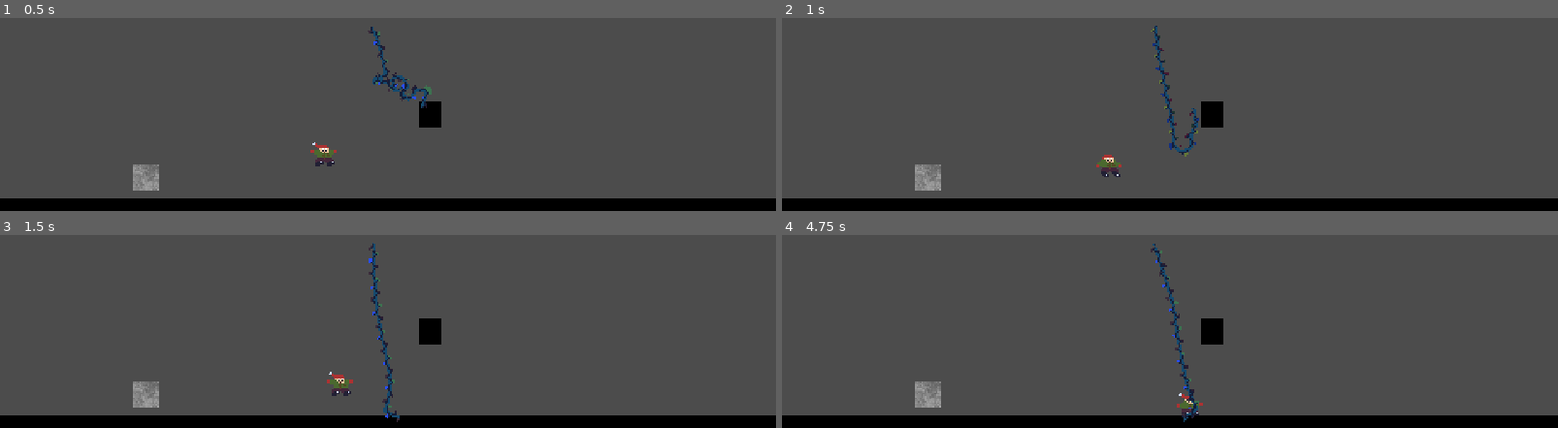
Above: before the commit, frames 1-4 (two rows, left to right).
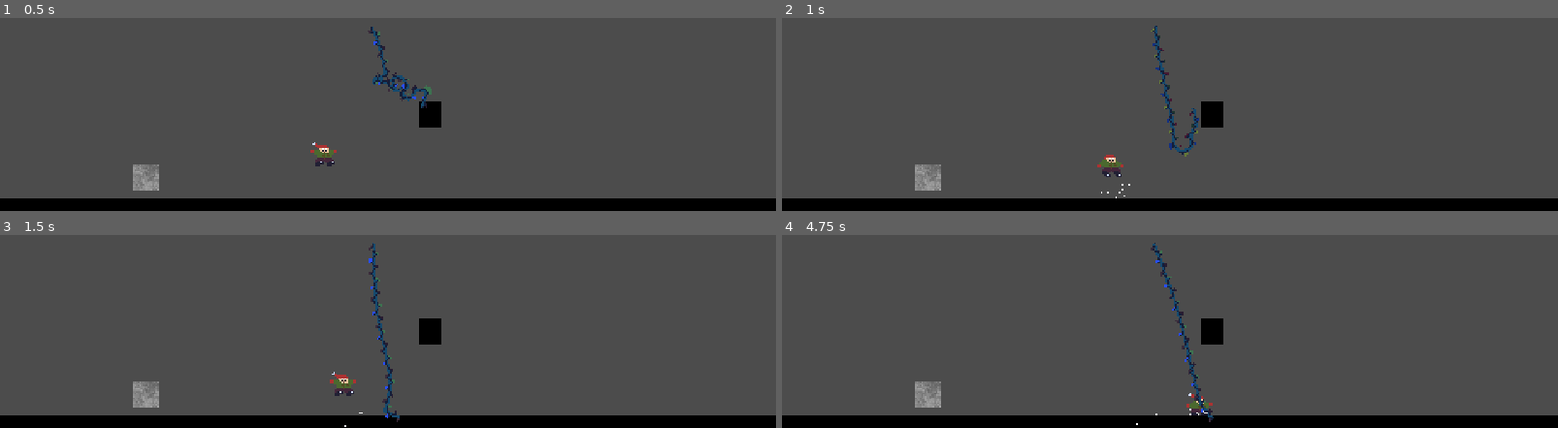
Above: after the commit, the same moments.

Repository: helpvisa/GodotChristmas2022
Game: Godot game, scene res://Scenes/Testing/TestScene.tscn
Same seed, same stepped clock (60 frames per second), same inputs: the game is played once before the commit and once after it. The project has no main scene, so this scene is started directly.
Inputs:
- Up to frame 1 (0.5 s): no input
- Up to frame 2 (1 s): hold Right (move_right) from 0.53 s (still down); tap Space (jump) at 0.6, 0.77 s
- Up to frame 3 (1.5 s): keep holding Right (move_right); tap Space (jump) at 1.07, 1.35 s
- Up to frame 4 (4.75 s): tap Space (jump) at 1.52, 1.82, 2.1, 2.85, 3.02, 3.32, 3.6, 3.77, 4.07, 4.35, 4.52 s; release Right (move_right) at 2.03 s; hold Left (move_left) 2.03-2.78 s; hold Right (move_right) 2.78-4.28 s; hold Left (move_left) from 4.28 s (still down)

Frame 1 is identical in both runs. In frame 2, 0.1% of the frame differs, in the area x 40-45%, y 70-94%; in frame 3, 0.2%; in frame 4, 1.1%, in the area x 45-56%, y 4-99%.

Commit message:
added emission trigger, modified some player states, lowered rope snap sound

Diff:
--- a/Scenes/Decoration/Lights_Rope.tscn
+++ b/Scenes/Decoration/Lights_Rope.tscn
@@ -25,6 +25,7 @@
 
 [node name="SnapSound" type="AudioStreamPlayer2D" parent="."]
 stream = ExtResource( 5 )
+volume_db = -10.0
 script = ExtResource( 4 )
 sounds = [ ExtResource( 5 ), ExtResource( 7 ), ExtResource( 6 ) ]
 
--- a/Scenes/Player/Player.tscn
+++ b/Scenes/Player/Player.tscn
@@ -10,7 +10,7 @@
 [ext_resource path="res://Scripts/Audio/OneShot_Sound.gd" type="Script" id=8]
 [ext_resource path="res://SFX/Footsteps/player_land.ogg" type="AudioStream" id=9]
 [ext_resource path="res://SFX/Footsteps/player_jump.ogg" type="AudioStream" id=10]
-[ext_resource path="res://Scenes/Particles/Snowpuff.tscn" type="PackedScene" id=11]
+[ext_resource path="res://Scripts/Particles/EmissionManager.gd" type="Script" id=11]
 
 [sub_resource type="Animation" id=3]
 length = 0.001
@@ -232,6 +232,10 @@
 script = ExtResource( 8 )
 sounds = [ ExtResource( 10 ), ExtResource( 9 ) ]
 
-[node name="SnowEmitter" parent="." instance=ExtResource( 11 )]
+[node name="EmissionManager" type="Node2D" parent="."]
+position = Vector2( 1, 8 )
+script = ExtResource( 11 )
+emitterResource = "res://Scenes/Particles/Snowpuff.tscn"
 
 [connection signal="jumped" from="." to="Jumps" method="_on_Player_jumped"]
+[connection signal="landed" from="." to="EmissionManager" method="_trigger_Emission"]
--- a/Scripts/Input/Player/PlayerController_2D.gd
+++ b/Scripts/Input/Player/PlayerController_2D.gd
@@ -27,7 +27,7 @@
 
 		# reset coyote timer
 		coyoteTimer = 0
-		if (states.landed):
+		if (states.waiting):
 			playerInput = Vector2()
 
 		# update current velocity based on inputs, full ground influence
@@ -46,6 +46,7 @@
 	if states.jumped and (is_on_floor() or coyoteTimer < coyoteTime):
 		currentVelocity.y = -jumpHeight
 		states.midair = true
+		states.waiting = false
 		emit_signal("jumped")
 
 	# apply gravity (perpendicular to floor to stop sliding)
@@ -70,17 +71,22 @@
 	playerInput = inputs.movement
 	if extStates.justJumped:
 		states.jumped = true
-	if inputs.movement != Vector2.ZERO:
+	if inputs.movement != Vector2.ZERO and !states.waiting:
 		states.walking = true
 
 func animationHandler():
 	# handle animation state
 	if (is_on_floor()):
-		if (states.landed):
+		if (states.landed or states.waiting):
+			states.landed = false
+			if !states.waiting:
+				emit_signal("landed")
+				states.waiting = true
+
 			animator.play("player_landed")
 			yield(animator, "animation_finished")
-			emit_signal("landed")
-			states.landed = false
+
+			states.waiting = false
 		elif (states.walking):
 			animator.play("player_walk")
 		else:
@@ -129,6 +135,7 @@
 	"midair": true,
 	"landed": false,
 	"walking": false,
+	"waiting": false,
 }
 
 # acquire animator
--- /dev/null
+++ b/Scripts/Particles/EmissionManager.gd
@@ -0,0 +1,19 @@
+extends Node2D
+
+
+# set up string to load emission resource
+export(String) var emitterResource
+var emitter
+var root # the root of our scene to instantiate emitter
+
+# load our resource on ready (avoid recursion)
+func _ready():
+	emitter = load(emitterResource)
+	root = get_tree().get_root()
+
+# recieve signal to trigger emission
+func _trigger_Emission():
+	var newEmitter = emitter.instance()
+	root.add_child(newEmitter)
+	newEmitter.global_transform.origin = global_transform.origin
+	newEmitter.set_emitting(true)
--- a/Scripts/Particles/OneShot_Emitter.gd
+++ b/Scripts/Particles/OneShot_Emitter.gd
@@ -1,16 +1,7 @@
-extends Node
+extends CPUParticles2D
 
 
-# Declare member variables here. Examples:
-# var a = 2
-# var b = "text"
-
-
-# Called when the node enters the scene tree for the first time.
-func _ready():
-	pass # Replace with function body.
-
-
-# Called every frame. 'delta' is the elapsed time since the previous frame.
-#func _process(delta):
-#	pass
+func _physics_process(_delta):
+	# remove from scene once emission has stopped
+	if !is_emitting():
+		queue_free()
